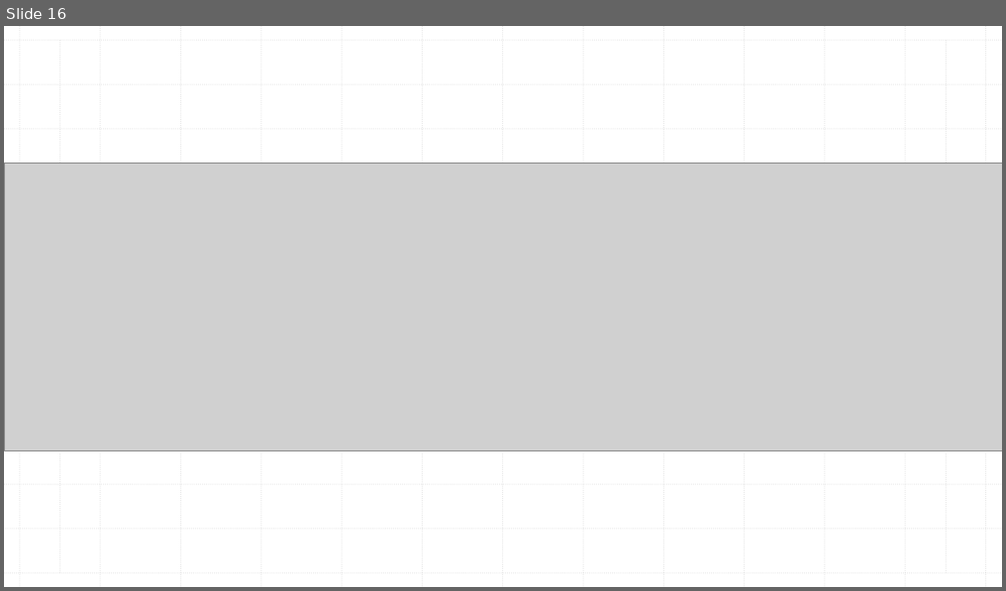
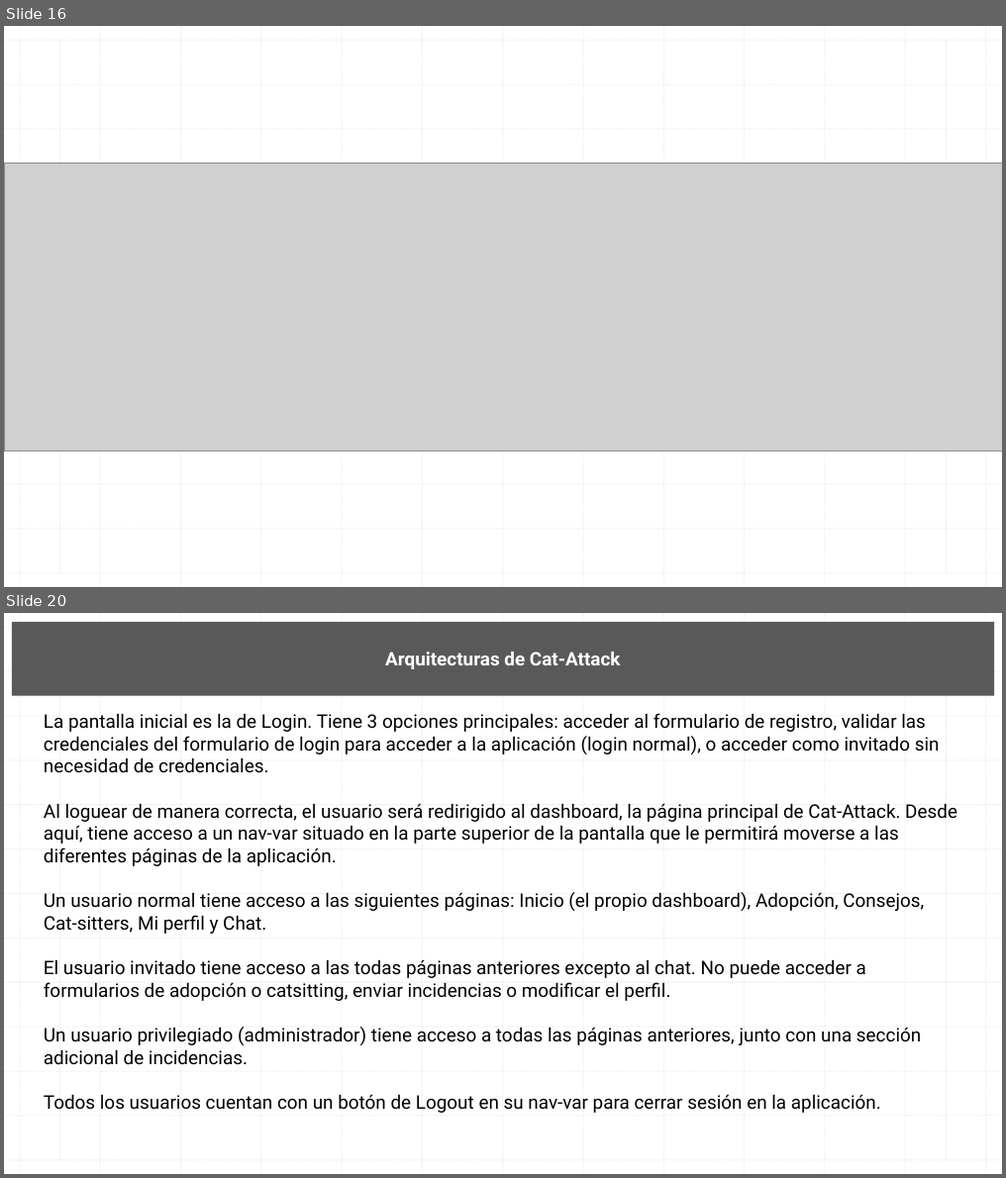
Before and after one commit to AndresIturria/Cat-Attack, a slide deck: Docs/Documento de diseño Cat-Attack.pptx. Shown one above the other, each under a label of ours: slide 16 before the commit, slides 16 and 20 after it; the slides between them are not shown. The pictures are 1006x591 and 1006x1178 pixels, drawn with LibreOffice and Linux fonts; fonts in the diff are those of the drawing; grey boxes stand for pictures. Boxes give left, top, right and bottom in pixels: in the first picture for what was removed or moved away, otherwise in the second. Text is boxed around its words. In the diff, an @@ line names an element or a change of style, - is before the commit and + after.

Commit message:
Commit final: correcciones en los docs. Cambios en guest para no poder acceder al chat ni enviar incidencias.

```diff
--- a/Docs/Documento de diseño Cat-Attack.pptx
+++ b/Docs/Documento de diseño Cat-Attack.pptx
@@ slide 20 added at (4,613,1002,1174), background #FFFFFF; not listed: 28 template elements that a slide beside it also shows @@
@@ rectangle added at (12,622,994,696), fill #595959, 18 pt, text #FFFFFF, bold @@
+Arquitecturas de Cat-Attack
@@ text added at (44,713,957,1113), 18 pt, text #000000 @@
+La pantalla inicial es la de Login. Tiene 3 opciones principales: acceder al formulario de registro, validar las credenciales del formulario de login para acceder a la aplicación (login normal), o acceder como invitado sin necesidad de credenciales.
+Al loguear de manera correcta, el usuario será redirigido al dashboard, la página principal de Cat-Attack. Desde aquí, tiene acceso a un nav-var situado en la parte superior de la pantalla que le permitirá moverse a las diferentes páginas de la aplicación.
+Un usuario normal tiene acceso a las siguientes páginas: Inicio (el propio dashboard), Adopción, Consejos, Cat-sitters, Mi perfil y Chat.
+El usuario invitado tiene acceso a las todas páginas anteriores excepto al chat. No puede acceder a formularios de adopción o catsitting, enviar incidencias o modificar el perfil.
+Un usuario privilegiado (administrador) tiene acceso a todas las páginas anteriores, junto con una sección adicional de incidencias.
+Todos los usuarios cuentan con un botón de Logout en su nav-var para cerrar sesión en la aplicación.
```
Also in this commit, not shown: 1 slide changed, 4 other slides added, 9 other files.
